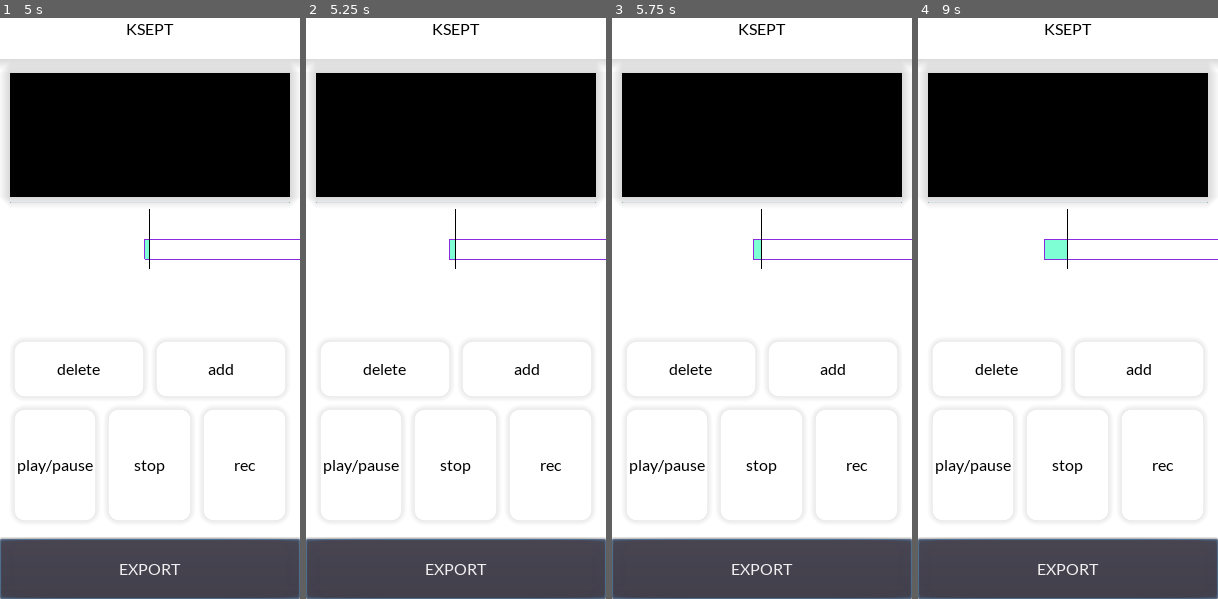
Above: before the commit, frames 1-4 (left to right).
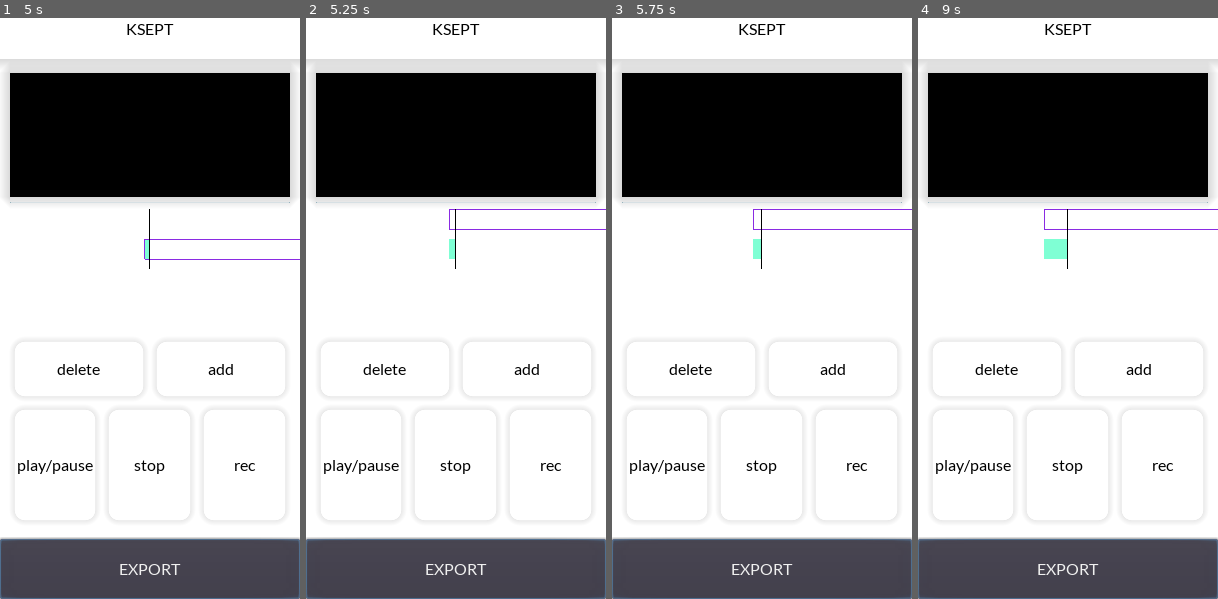
Above: after the commit, the same moments.

Repository: kahagino/ksept_recorder
Game: Godot game, scene res://scenes/main.tscn
Same seed, same stepped clock (60 frames per second), same inputs: the game is played once before the commit and once after it.
Inputs:
- Up to frame 1 (5 s): click "add" at 0.5 s; click "play/pause" at 1.25 s; click "stop" at 2 s; click "rec" at 2.75 s; click "EXPORT" at 3.5 s; tap Enter at 4.25 s; hold Right (ui_right) from 4.28 s (still down)
- Up to frame 2 (5.25 s): tap Space at 5 s; release Right (ui_right) at 5.03 s; hold Down (ui_down) from 5.03 s (still down)
- Up to frame 3 (5.75 s): keep holding Down (ui_down)
- Up to frame 4 (9 s): tap Enter at 5.75 s; release Down (ui_down) at 5.78 s; hold Right (ui_right) 5.78-6.53 s; tap Space at 6.5 s; hold Up (ui_up) 6.53-7.28 s; hold Left (ui_left) 7.28-8.78 s; hold Down (ui_down) from 8.78 s (still down)

Frame 1 is identical in both runs. In frame 2, 0.4% of the frame differs, in the area x 47-100%, y 32-42%; in frame 3, 0.4%; in frame 4, 0.4%, in the area x 42-100%, y 32-42%.

Commit message:
🚧 implemented focused track

Diff:
--- a/src/audio_manager.gd
+++ b/src/audio_manager.gd
@@ -1,7 +1,6 @@
 extends Node
 
-signal track_added
-signal track_removed
+signal tracks_updated
 signal cursor_updated
 
 var SAVE_PATH = Global.downloadDirPath
@@ -31,15 +30,16 @@
 	elif event.is_action_pressed("ui_right"):
 		cursor -= 1.0
 		emit_signal("cursor_updated")
+	elif event.is_action_pressed("ui_up"):
+		track_manager.focus_next()
+		emit_signal("tracks_updated")
+	elif event.is_action_pressed("ui_down"):
+		track_manager.focus_previous()
+		emit_signal("tracks_updated")
 
 func record():
 	if effect.is_recording_active():
 		stop()
-		# stop recording on current track
-#		recording = effect.get_recording()
-#		effect.set_recording_active(false)
-#		$TrackManager.add_stream_to_track(recording)
-#		play_pause()
 	else:
 		# start recording on current track
 		$TrackManager.set_current_t_stamp(cursor)
@@ -88,11 +88,11 @@
 
 func add_track():
 	$TrackManager.add_track()
-	emit_signal("track_added")
+	emit_signal("tracks_updated")
 
 func remove_track():
 	$TrackManager.remove_track()
-	emit_signal("track_removed")
+	emit_signal("tracks_updated")
 
 func saveAudio():
 	#var time = OS.get_time()
--- a/src/track_manager.gd
+++ b/src/track_manager.gd
@@ -27,24 +27,32 @@
 
 func remove_track():
 	if get_child_count() > 1: # we need always at least one track
-		tracks[tracks.size() -1].queue_free()
-		tracks.pop_back()
-		focused_track_index = tracks.size() -1 # focus to last available track
+		tracks[focused_track_index].queue_free()
+		tracks.remove(focused_track_index)
+		focused_track_index -= 1 # focus to upper track
 
 	print("focusedTrack id: ", focused_track_index)
 	print(tracks)
 	print("number of child: ", get_child_count())
 	print_tree_pretty()
 
+func focus_next():
+	if focused_track_index < tracks.size() -1:
+		focused_track_index += 1
+
+func focus_previous():
+	if focused_track_index > 0:
+		focused_track_index -= 1
+
 func add_stream_to_track(stream:AudioStream):
-	var last_track = tracks[tracks.size() -1]
-	last_track.set_stream(stream)
-	last_track.update_end_t_stamp()
+	var focused_track = tracks[focused_track_index]
+	focused_track.set_stream(stream)
+	focused_track.update_end_t_stamp()
 
 func set_current_t_stamp(cursor:float):
-	var last_track = tracks[tracks.size() -1]
-	last_track.set_start_t_stamp(cursor)
-	last_track.is_end_set = false
+	var focused_track = tracks[focused_track_index]
+	focused_track.set_start_t_stamp(cursor)
+	focused_track.is_end_set = false
 
 
 func play_at(cursor:float):
--- a/src/tracks_ui.gd
+++ b/src/tracks_ui.gd
@@ -8,8 +8,7 @@
 const v_separation:float = 10.0
 
 func _ready():
-	Global.audio_manager.connect("track_added", self, "_on_track_added")
-	Global.audio_manager.connect("track_removed", self, "_on_track_removed")
+	Global.audio_manager.connect("tracks_updated", self, "_on_tracks_updated")
 	Global.audio_manager.connect("cursor_updated", self, "_on_cursor_updated")
 
 func _draw():
@@ -29,13 +28,7 @@
 func _adapt_view_to_cursor(cursor_pos:float):
 	view_pos.x = -cursor_pos * get_time_to_pos_scale()
 
-func _on_track_added():
-	update()
-
-func _on_track_removed():
-	if get_child_count() > 0:
-		# remove last child
-		get_child(get_child_count() -1).queue_free()
+func _on_tracks_updated():
 	update()
 
 func _on_cursor_updated():
